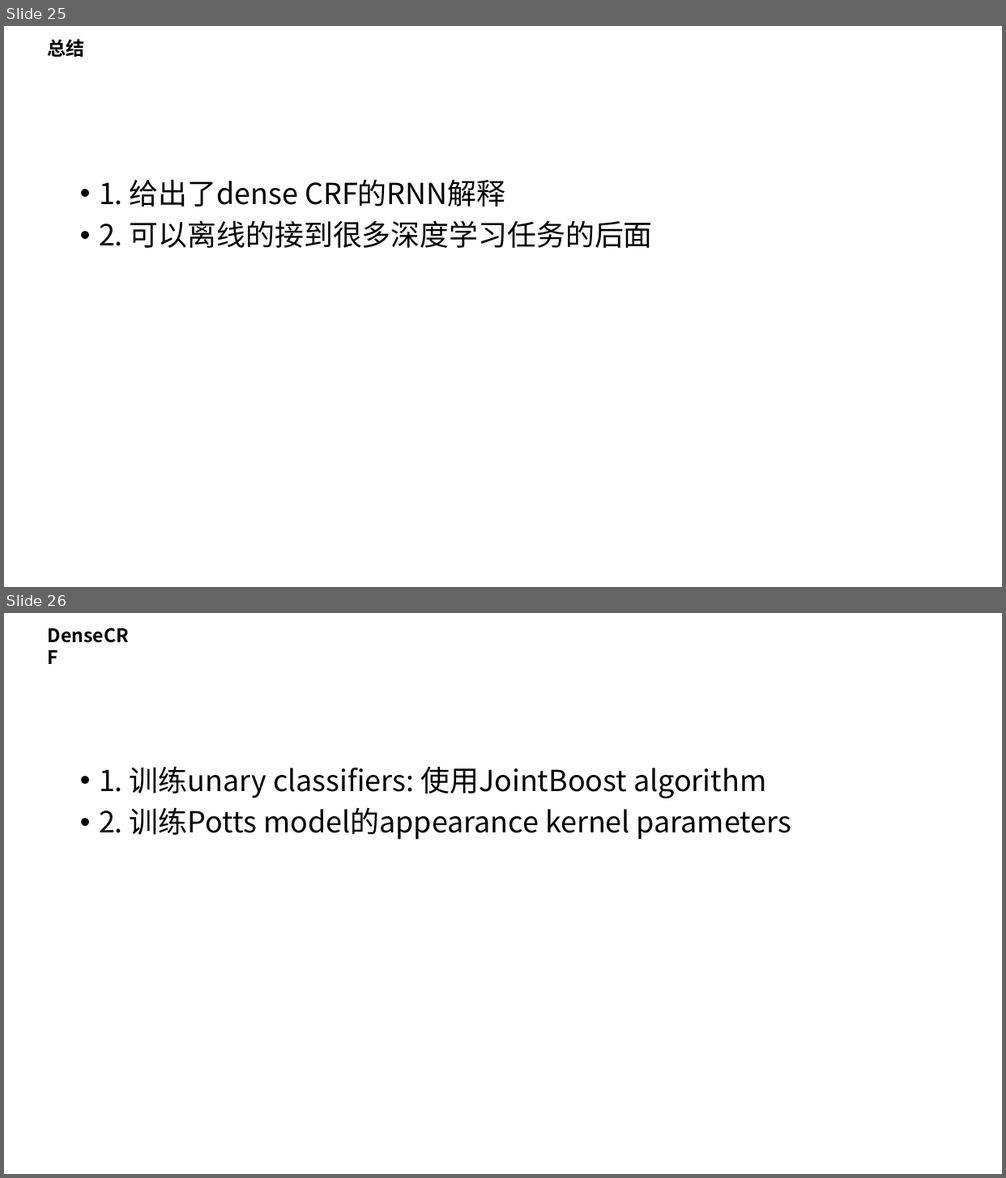
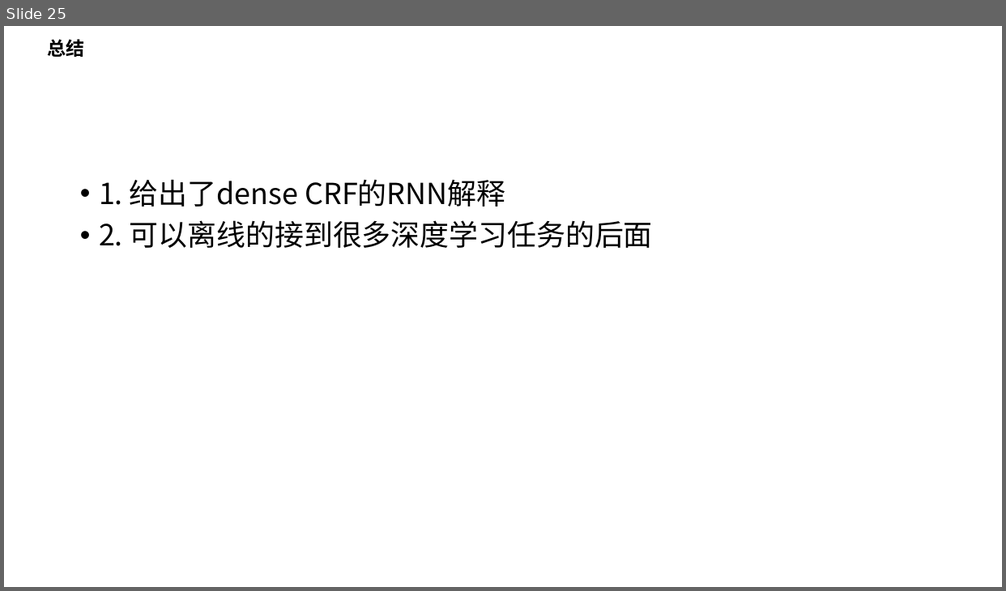
Before and after one commit to lmrshare/notes, a slide deck: papers/image-semantic-segmentation/mean_field.pptx. Shown one above the other, each under a label of ours: slides 25 and 26 before the commit, slide 25 after it. The pictures are 1006x1178 and 1006x591 pixels, drawn with LibreOffice and Linux fonts; fonts in the diff are those of the drawing. Boxes give left, top, right and bottom in pixels: in the first picture for what was removed or moved away, otherwise in the second. Text is boxed around its words. In the diff, an @@ line names an element or a change of style, - is before the commit and + after.

```diff
--- a/papers/image-semantic-segmentation/mean_field.pptx
+++ b/papers/image-semantic-segmentation/mean_field.pptx
@@ slide 26 removed at <box>4,613,1002,1174</box>, background #FFFFFF @@
@@ text removed at <box>40,619,141,649</box> @@
-DenseCRF
@@ text removed at <box>99,766,791,840</box> @@
-• 1. 训练unary classifiers: 使用JointBoost algorithm
-• 2. 训练Potts model的appearance kernel parameters
```
Also in this commit, not shown: 3 slides added, 2 other files.
